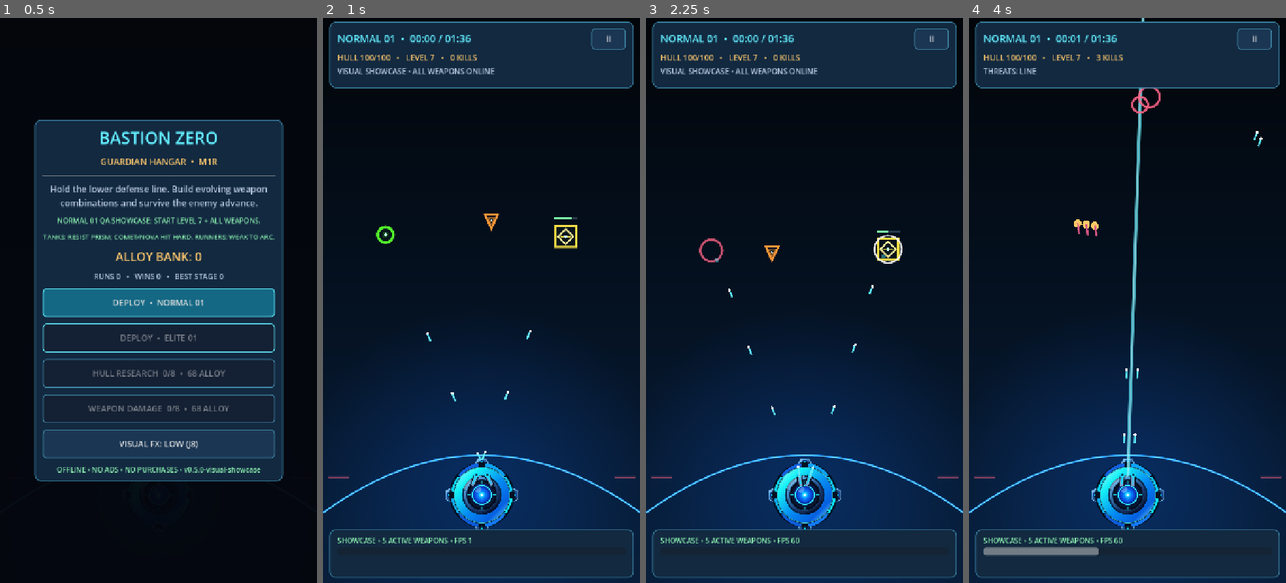
Above: before the commit, frames 1-4 (left to right).
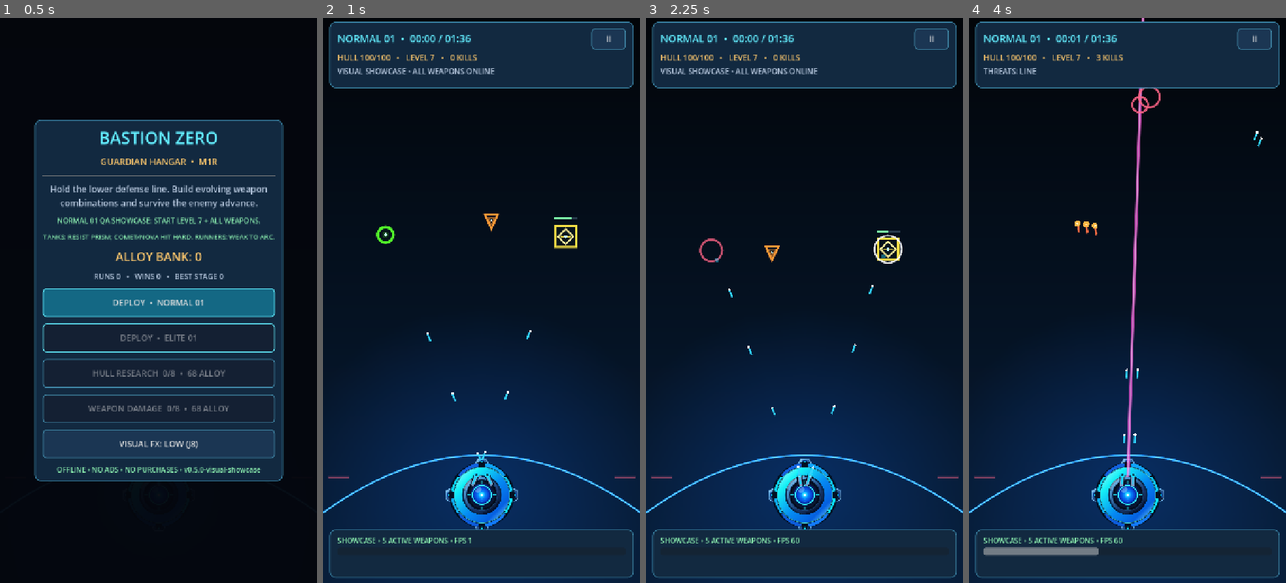
Above: after the commit, the same moments.

Repository: dante-souza/bastion_zero
Game: Godot game, scene res://scenes/main.tscn
The game is run twice, just before and just after one commit, with the same random seed, the same clock (stepped at 60 frames per second) and the same inputs.
Inputs:
- Up to frame 1 (0.5 s): no input
- Up to frame 2 (1 s): click "DEPLOY • NORMAL 01" at 0.5 s
- Up to frame 3 (2.25 s): click "II" at 1.25 s; click "RESUME" at 2 s
- Up to frame 4 (4 s): click "II" at 2.75 s; click "RESUME" at 3.5 s

Frame 1 is identical in both runs. In frame 2, less than 0.1% of the frame differs, in the area x 32-66%, y 55-79%; in frame 3, 0.1%; in frame 4, 1.0%, in the area x 33-93%, y 0-82%.

Commit message:
feat(vfx): magenta Prism, electric Arc, amber Comet, jade Nova with real combat endpoints

Diff:
--- a/scripts/arena.gd
+++ b/scripts/arena.gd
@@ -352,7 +352,7 @@
             if kind == "rocket":
                 _damage_by_id(collision, base_damage, "volley")
                 if int(levels["volley"]) >= 3:
-                    _blast(hit_at, 54.0 + int(levels["volley"]) * 7.0, base_damage * 0.45, "volley", GOLD)
+                    _blast(hit_at, 54.0 + int(levels["volley"]) * 7.0, base_damage * 0.45, "volley", VisualProfile.COMET_IMPACT)
                 if int(levels["volley"]) >= 4 and projectiles.size() < MAX_BULLETS - 3:
                     for j in range(3):
                         var velocity_frag := Vector2.from_angle(-PI + j * PI / 2.0) * 450.0
@@ -385,7 +385,10 @@
             else:
                 _damage_by_id(collision, base_damage, "volley")
                 projectiles.remove_at(i)
-            _effect("flash", hit_at, Vector2.ZERO, 12.0 if kind == "gun" else 22.0, CYAN if kind == "gun" else GOLD, 0.14 if kind == "gun" else 0.22)
+            _effect("flash" if kind == "gun" else "impact",
+                hit_at, Vector2.ZERO, 12.0 if kind == "gun" else 22.0,
+                VisualProfile.GUN_TRACER if kind == "gun" else VisualProfile.COMET_IMPACT,
+                0.14 if kind == "gun" else 0.22)
         elif float(bullet["life"]) <= 0.0 or next.y < 110.0 or next.y > 1180.0:
             projectiles.remove_at(i)
 
@@ -545,7 +548,7 @@
         var destination: Vector2 = enemies[idx]["pos"]
         var direction: Vector2 = (destination - start).normalized()
         var end: Vector2 = start + direction * 1300.0
-        _effect("beam", start, end, 4.0 + int(levels["beam"]), CYAN, 0.16)
+        _effect("beam", start, end, 4.0 + int(levels["beam"]), VisualProfile.PRISM_BEAM, 0.16)
         var hits: Array[Dictionary] = []
         for enemy in enemies:
             var offset: Vector2 = Vector2(enemy["pos"]) - start
@@ -585,7 +588,7 @@
         if idx < 0:
             break
         var pos: Vector2 = enemies[idx]["pos"]
-        _effect("beam", point, pos, 3.0, BLUE, 0.27)
+        _effect("arc", point, pos, 3.0, VisualProfile.ARC_BOLT, 0.27)
         if int(levels["arc"]) >= 3:
             enemies[idx]["stun"] = maxf(float(enemies[idx]["stun"]), 0.33)
         _damage_by_id(next_id, _power(26.0 + int(levels["arc"]) * 8.0) * pow(0.82, jump), "arc")
@@ -619,8 +622,8 @@
         if neighbors > best_score:
             best_score = neighbors
             center = pos
-    _effect("ring", center, Vector2.ZERO, radius, GREEN, 0.65)
-    _blast(center, radius, _power(17.0 + int(levels["nova"]) * 12.0), "nova", GREEN)
+    _effect("nova", center, Vector2.ZERO, radius, VisualProfile.NOVA_FIELD, 0.65)
+    _blast(center, radius, _power(17.0 + int(levels["nova"]) * 12.0), "nova", VisualProfile.NOVA_FIELD)
     for enemy in enemies:
         if Vector2(enemy["pos"]).distance_to(center) <= radius:
             enemy["slow"] = maxf(float(enemy["slow"]), 1.1 + float(levels["nova"]) * 0.30)
@@ -629,7 +632,8 @@
         _blast(center, radius * 0.67, _power(24.0), "nova", GOLD)
 
 func _blast(pos: Vector2, radius: float, amount: float, source: String, color: Color) -> void:
-    _effect("ring", pos, Vector2.ZERO, radius, color, 0.40)
+    if source != "nova":
+        _effect("ring", pos, Vector2.ZERO, radius, color, 0.40)
     var victims: Array[int] = []
     for enemy in enemies:
         if Vector2(enemy["pos"]).distance_to(pos) <= radius + float(enemy["radius"]):
@@ -710,26 +714,6 @@
         EnemyRenderer.draw_to(self, enemy, low_fx, _visual_clock,
             int(enemy["id"]) == focused_id, _elite_enraged)
     for bullet in projectiles:
-        var pos: Vector2 = bullet["pos"]
-        if bullet["kind"] == "gun":
-            draw_line(pos, pos - Vector2(bullet["velocity"]).normalized() * 18.0, CYAN, 2.8, true)
-            draw_circle(pos, 3.0, Color.WHITE)
-        else:
-            draw_circle(pos, 9.0 if bullet["kind"] == "rocket" else 4.0, GOLD)
-            if bullet["kind"] == "rocket":
-                draw_line(pos, pos - Vector2(bullet["velocity"]).normalized() * 24.0, Color("#d55686"), 3.0, true)
+        WeaponEffects.draw_projectile(self, bullet, low_fx)
     for fx in effects:
-        var alpha: float = clampf(float(fx["ttl"]) / float(fx["duration"]), 0.0, 1.0)
-        var shade: Color = fx["color"]
-        shade.a = alpha
-        match String(fx["kind"]):
-            "beam":
-                draw_line(fx["a"], fx["b"], shade, float(fx["radius"]) + 2.0 * alpha, true)
-                draw_line(fx["a"], fx["b"], Color(1, 1, 1, alpha * 0.50), 1.4, true)
-            "ring":
-                draw_arc(fx["a"], float(fx["radius"]) * (1.0 - 0.35 * alpha), 0, TAU, 28, shade, 4.0, true)
-            "flash":
-                draw_circle(fx["a"], float(fx["radius"]) * alpha, shade)
-            "number":
-                if not low_fx:
-                    draw_string(ThemeDB.fallback_font, fx["a"] + Vector2(0, -20 * (1.0 - alpha)), "%d" % ceili(float(fx["radius"])), HORIZONTAL_ALIGNMENT_CENTER, -1, 19, shade)
+        WeaponEffects.draw_effect(self, fx, low_fx, _visual_clock)
--- a/scripts/visual_profile.gd
+++ b/scripts/visual_profile.gd
@@ -40,7 +40,15 @@
 const HEALTH_TRACK := Color("#273A4B")
 const HEALTH_FILL := Color("#7BF5A6")
 const HIT := Color("#ffffff")
-const GUN_TRACER := Color("#5feeff")
+const GUN_TRACER := Color("#31D6FF")
+const PRISM_BEAM := Color("#FF56DD")
+const ARC_BOLT := Color("#79A3FF")
+const ARC_HOT := Color("#CFE7FF")
+const NOVA_FIELD := Color("#47E7A8")
+const COMET_BODY := Color("#FFB545")
+const COMET_TRAIL := Color("#F16A42")
+const COMET_HOT := Color("#FFF4BB")
+const COMET_IMPACT := Color("#FF9B45")
 
 static func enemy_tint(kind: String) -> Color:
     match kind:
--- /dev/null
+++ b/scripts/weapon_effects.gd
@@ -0,0 +1,102 @@
+class_name WeaponEffects
+extends RefCounted
+
+## Phase D — weapon identities with cheap, CanvasItem-only rendering.
+## All endpoints/velocities are obtained from actual combat simulation events.
+## The damage model stays in Arena; these helpers never deal damage.
+const ARC_SEGMENTS_LOW := 6
+const ARC_SEGMENTS_FULL := 10
+
+static func draw_projectile(canvas: CanvasItem, bullet: Dictionary, reduced_fx: bool) -> void:
+    var pos: Vector2 = bullet["pos"]
+    var motion: Vector2 = Vector2(bullet["velocity"]).normalized()
+    var kind: String = String(bullet["kind"])
+    match kind:
+        "gun":
+            canvas.draw_line(pos, pos - motion * 18.0, VisualProfile.GUN_TRACER, 2.8, true)
+            canvas.draw_circle(pos, 2.8, VisualProfile.HIT)
+        "rocket":
+            # Amber nose / orange exhaust are recognizably different from
+            # cyan Sentinel rounds even in crowded J8 low-FX screenshots.
+            canvas.draw_line(pos, pos - motion * (20.0 if reduced_fx else 27.0),
+                VisualProfile.COMET_TRAIL, 3.0 if reduced_fx else 4.2, true)
+            canvas.draw_circle(pos, 7.0, VisualProfile.COMET_BODY)
+            canvas.draw_circle(pos, 2.5, VisualProfile.COMET_HOT)
+        _:
+            canvas.draw_line(pos, pos - motion * 13.0, VisualProfile.COMET_TRAIL, 2.4, true)
+            canvas.draw_circle(pos, 3.4, VisualProfile.COMET_BODY)
+
+
+static func draw_effect(canvas: CanvasItem, effect: Dictionary, reduced_fx: bool, visual_time: float) -> void:
+    var duration: float = maxf(0.001, float(effect["duration"]))
+    var alpha: float = clampf(float(effect["ttl"]) / duration, 0.0, 1.0)
+    var color: Color = effect["color"]
+    color.a *= alpha
+    var at: Vector2 = effect["a"]
+    var destination: Vector2 = effect["b"]
+    var radius: float = float(effect["radius"])
+    match String(effect["kind"]):
+        "beam":
+            # Prism stays exactly on the ray used by Arena._fire_beam().
+            if not reduced_fx:
+                canvas.draw_line(at, destination,
+                    Color(color.r, color.g, color.b, color.a * 0.16),
+                    radius + 11.0 * alpha, true)
+            canvas.draw_line(at, destination, color, radius + 1.0 * alpha, true)
+            canvas.draw_line(at, destination, Color(1, 0.88, 1, 0.72 * alpha),
+                1.3, true)
+        "arc":
+            # Jagged lightning decorates the same collision-resolved chain
+            # endpoints; faint straight centerline explains its actual path.
+            var points: PackedVector2Array = lightning_points(at, destination, reduced_fx)
+            if not reduced_fx:
+                canvas.draw_polyline(points, Color(color.r, color.g, color.b, color.a * 0.30), 8.0 * alpha, true)
+            canvas.draw_line(at, destination,
+                Color(color.r, color.g, color.b, color.a * 0.26), 1.0, true)
+            canvas.draw_polyline(points, color, 2.8 if reduced_fx else 3.6, true)
+            if not reduced_fx:
+                canvas.draw_circle(destination, 4.0 * alpha, VisualProfile.ARC_HOT)
+        "nova":
+            var expanding: float = radius * (0.82 + (1.0 - alpha) * 0.18)
+            if not reduced_fx:
+                canvas.draw_circle(at, expanding, Color(color.r, color.g, color.b, 0.035 * alpha))
+                canvas.draw_arc(at, expanding * 0.73, 0.0, TAU, 34,
+                    Color(color.r, color.g, color.b, 0.22 * alpha), 2.0, true)
+            canvas.draw_arc(at, expanding, 0.0, TAU, 44, color, 3.2, true)
+        "impact":
+            # Rocket burst / fragments: short, warm, non-opaque sparks.
+            var grow: float = radius * (1.0 - 0.35 * alpha)
+            canvas.draw_arc(at, grow, 0.0, TAU, 20, color, 2.8 * alpha, true)
+            canvas.draw_circle(at, 5.0 * alpha, VisualProfile.COMET_HOT)
+            if not reduced_fx:
+                for i in range(4):
+                    var dir: Vector2 = Vector2.from_angle(float(i) * TAU / 4.0 + 0.39)
+                    canvas.draw_line(at + dir * 6.0, at + dir * (10.0 + 8.0 * (1.0 - alpha)),
+                        color, 2.1 * alpha, true)
+        "ring":
+            canvas.draw_arc(at, radius * (1.0 - 0.35 * alpha), 0.0, TAU, 28, color, 3.5, true)
+        "flash":
+            canvas.draw_circle(at, radius * alpha, color)
+        "number":
+            if not reduced_fx:
+                canvas.draw_string(ThemeDB.fallback_font,
+                    at + Vector2(0.0, -20.0 * (1.0 - alpha)),
+                    "%d" % ceili(radius), HORIZONTAL_ALIGNMENT_CENTER, -1, 19, color)
+
+
+static func lightning_points(start: Vector2, finish: Vector2, reduced_fx: bool) -> PackedVector2Array:
+    var points := PackedVector2Array()
+    var vector: Vector2 = finish - start
+    var distance: float = vector.length()
+    var tangent: Vector2 = vector / maxf(distance, 0.001)
+    var across := Vector2(-tangent.y, tangent.x)
+    var sections: int = ARC_SEGMENTS_LOW if reduced_fx else ARC_SEGMENTS_FULL
+    var width: float = minf(7.0 if reduced_fx else 10.0, distance * 0.035)
+    points.append(start)
+    for i in range(1, sections):
+        var t: float = float(i) / float(sections)
+        # Fixed phases: stable across frames, no RNG or texture allocation.
+        var alternating := -1.0 if i % 2 == 0 else 1.0
+        points.append(start + vector * t + across * width * alternating)
+    points.append(finish)
+    return points
--- a/tests/test_smoke.gd
+++ b/tests/test_smoke.gd
@@ -14,6 +14,14 @@
 
 func _run() -> void:
     _expect(GameCatalog.TOTAL_STAGES == 2, "normal and elite stages")
+    _expect(VisualProfile.PRISM_BEAM == Color("#FF56DD"), "Phase D Prism uses magenta identity")
+    _expect(VisualProfile.NOVA_FIELD == Color("#47E7A8"), "Phase D Nova uses jade identity")
+    _expect(VisualProfile.COMET_TRAIL != VisualProfile.GUN_TRACER, "Comet trails differ from gun tracers")
+    _expect(VisualProfile.ARC_BOLT != VisualProfile.PRISM_BEAM, "Arc relay distinct from Prism")
+    var lightning_low: PackedVector2Array = WeaponEffects.lightning_points(Vector2(10, 20), Vector2(210, 220), true)
+    var lightning_full: PackedVector2Array = WeaponEffects.lightning_points(Vector2(10, 20), Vector2(210, 220), false)
+    _expect(lightning_low.size() < lightning_full.size(), "J8 low-FX lightning uses fewer vertices")
+    _expect(lightning_full[0] == Vector2(10, 20) and lightning_full[lightning_full.size() - 1] == Vector2(210, 220), "lightning shares exact real chain endpoints")
     _expect(GameCatalog.STAGE_ONE_SHOWCASE and GameCatalog.SHOWCASE_START_LEVEL >= 6, "NORMAL 01 has explicit test-only higher-level start")
     var preview := Arena.new()
     root.add_child(preview)
@@ -158,6 +166,9 @@
     gun_battle.levels["beam"] = 1
     gun_battle._fire_beam()
     _expect(float(gun_battle.weapon_damage["beam"]) > 0.0, "unlocked Prism hits target center")
+    _expect(gun_battle.effects.any(func(e: Dictionary) -> bool:
+        return String(e["kind"]) == "beam" and Color(e["color"]) == VisualProfile.PRISM_BEAM),
+        "live Prism effect stores magenta ray from damage simulation")
     gun_battle.enemies.clear()
     gun_battle._spawn_enemy("tank", 160.0, 650.0)
     gun_battle._spawn_enemy("tank", 565.0, 635.0)
@@ -242,6 +253,27 @@
             all_aligned = all_aligned and Vector2(volley_battle.gun_visual_lanes[lane]["muzzle"]) == Vector2(volley_battle.projectiles[lane]["pos"])
         _expect(all_aligned, "all Saturation barrels launch actual rounds")
     _expect(targeted.size() == 2, "Saturation Burst targets separate threats")
+    var effect_battle := Arena.new()
+    root.add_child(effect_battle)
+    effect_battle.begin_run({}, 1, true, false)
+    effect_battle.levels["volley"] = 1
+    effect_battle.levels["arc"] = 1
+    effect_battle.levels["nova"] = 1
+    effect_battle._spawn_enemy("tank", 360.0, 560.0)
+    effect_battle._spawn_enemy("tank", 430.0, 570.0)
+    effect_battle._fire_volley()
+    _expect(effect_battle.projectiles.size() == 3 and String(effect_battle.projectiles[0]["kind"]) == "rocket",
+        "Phase D Comet still emits real three-lane missiles")
+    effect_battle._fire_arc()
+    _expect(effect_battle.effects.any(func(e: Dictionary) -> bool: return String(e["kind"]) == "arc"),
+        "live Arc Relay uses lightning-specific effect")
+    effect_battle._fire_nova()
+    _expect(effect_battle.effects.any(func(e: Dictionary) -> bool:
+        return String(e["kind"]) == "nova" and Color(e["color"]) == VisualProfile.NOVA_FIELD),
+        "live Nova Field uses jade pulse at real blast position")
+    _expect(float(effect_battle.weapon_damage["arc"]) > 0.0 and float(effect_battle.weapon_damage["nova"]) > 0.0,
+        "Arc and Nova presentation changes do not prevent real damage")
+    effect_battle.queue_free()
     volley_battle.queue_free()
     var arena := Arena.new()
     root.add_child(arena)
Not shown, changed: README.md
Not shown, added: docs/VISUAL-PHASE-D.md
